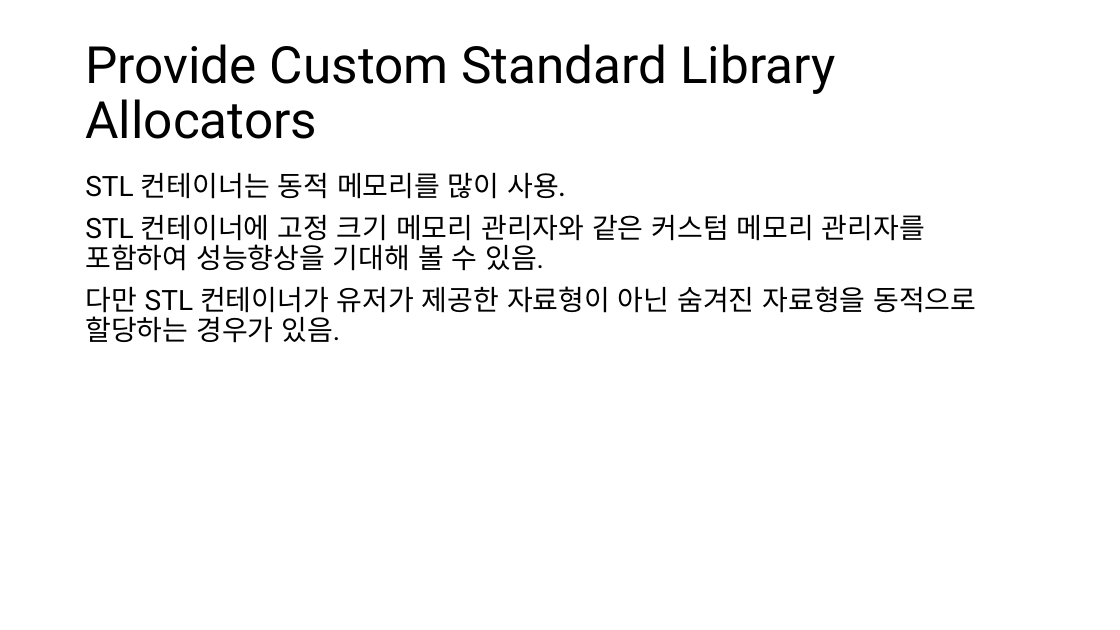
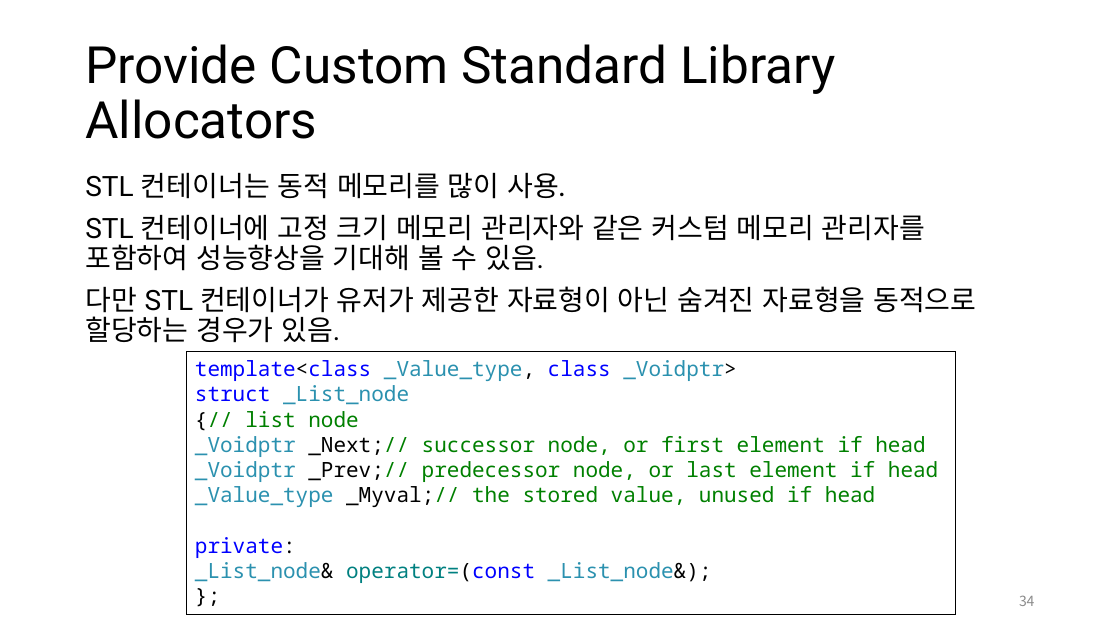
Before and after one commit to CppKorea/OptimizedCppStudy, a slide deck: slide 34 of 13th Study/Optimized C++ Study - Chapter 13, Optimize Memory Management.pptx. Drawn at 1120x630 pixels with LibreOffice and Linux fonts; fonts in the diff are those of the drawing. Boxes give left, top, right and bottom in pixels: in the first picture for what was removed or moved away, otherwise in the second. Text is boxed around its words. In the diff, an @@ line names an element or a change of style, - is before the commit and + after.

```diff
--- a/13th Study/Optimized C++ Study - Chapter 13, Optimize Memory Management.pptx
+++ b/13th Study/Optimized C++ Study - Chapter 13, Optimize Memory Management.pptx
@@ rectangle added at [187,352,955,615], outline #000000 0.75 pt, 18 pt, text #008000 @@
+template<class _Value_type, class _Voidptr>
+struct _List_node
+{// list node
+_Voidptr _Next;// successor node, or first element if head
+_Voidptr _Prev;// predecessor node, or last element if head
+_Value_type _Myval;// the stored value, unused if head
+private:
+_List_node& operator=(const _List_node&);
+};
@@ page number added at [1019,595,1035,606], 12 pt, text #8C8C8C @@
+34
```
Also in this commit, not shown: 39 other slides changed, 13 slides added.
